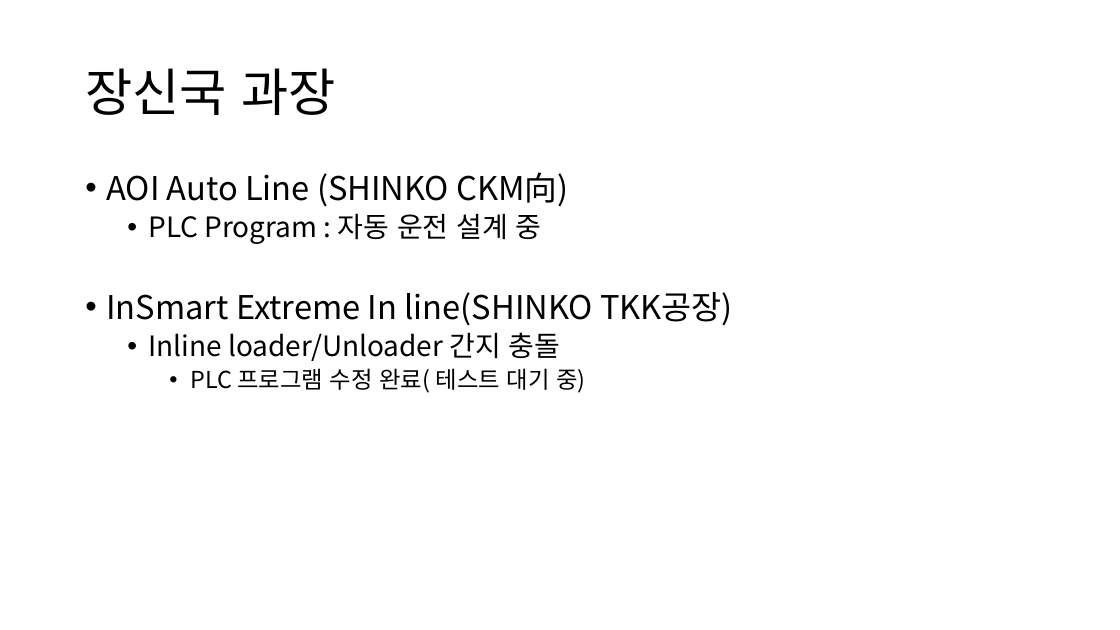
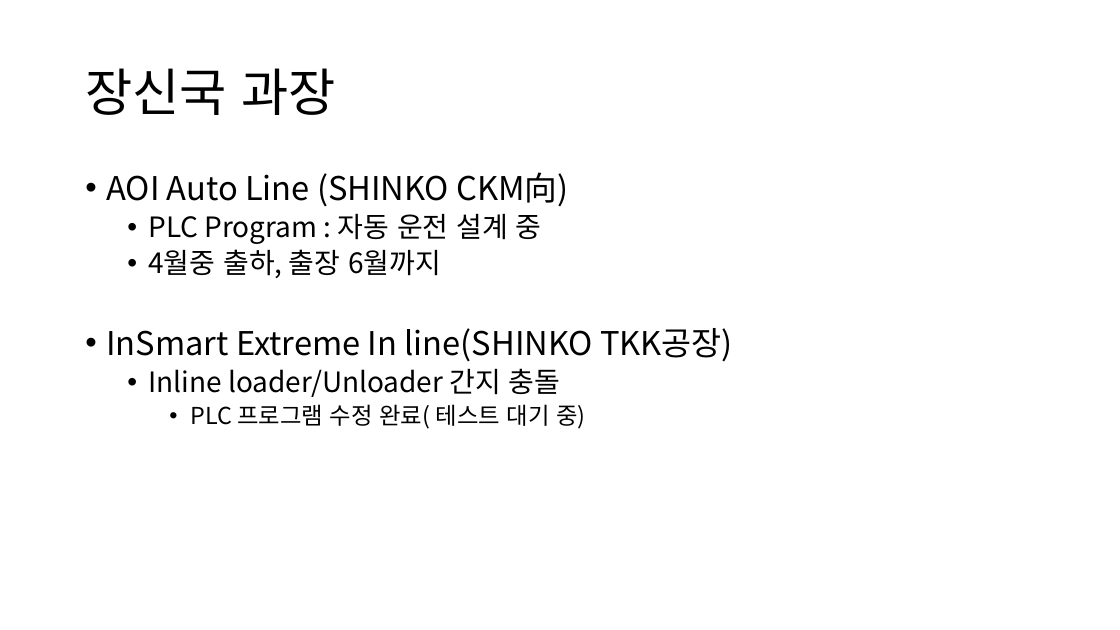
Before and after one commit to ShinYongDae/MyJob, a slide deck: slide 15 of HW제어그룹_프로젝트상태보고서.pptx. Drawn at 1120x630 pixels with LibreOffice and Linux fonts; fonts in the diff are those of the drawing. Boxes give left, top, right and bottom in pixels: in the first picture for what was removed or moved away, otherwise in the second. Text is boxed around its words. In the diff, an @@ line names an element or a change of style, - is before the commit and + after.

```diff
--- a/HW제어그룹_프로젝트상태보고서.pptx
+++ b/HW제어그룹_프로젝트상태보고서.pptx
@@ text at bbox=[148, 249, 441, 278]: paragraph added @@
+  • 4월중 출하, 출장 6월까지
```
Also in this commit, not shown: 6 other slides changed.
